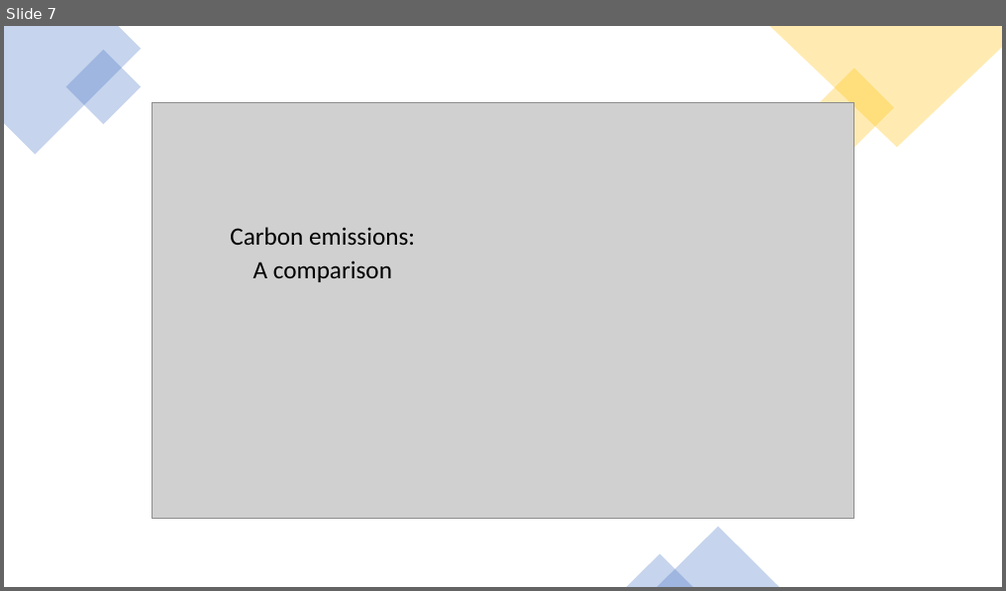
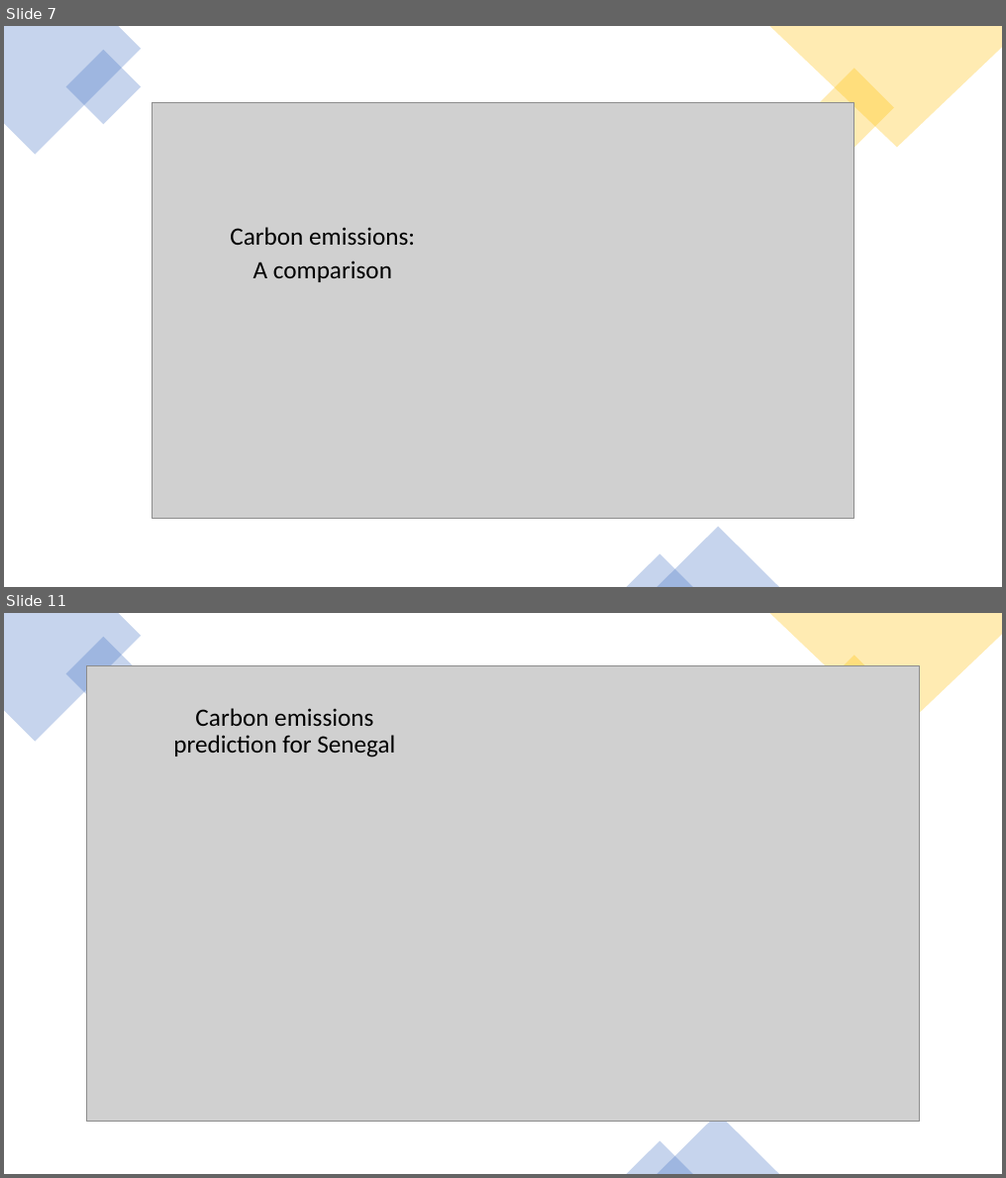
Before and after one commit to danilogiarlini/Global-CO2-Emission-Forecasting, a slide deck: Visualization/GlobalCO2Emission.pptx. Shown one above the other, each under a label of ours: slide 7 before the commit, slides 7 and 11 after it; the slides between them are not shown. The pictures are 1006x591 and 1006x1178 pixels, drawn with LibreOffice and Linux fonts; fonts in the diff are those of the drawing; grey boxes stand for pictures. Boxes give left, top, right and bottom in pixels: in the first picture for what was removed or moved away, otherwise in the second. Text is boxed around its words. In the diff, an @@ line names an element or a change of style, - is before the commit and + after.

```diff
--- a/Visualization/GlobalCO2Emission.pptx
+++ b/Visualization/GlobalCO2Emission.pptx
@@ slide 11 added at [4, 613, 1002, 1174], background #FFFFFF @@
@@ freeform shape added at [4, 613, 141, 742], fill #4472C4 at 30% opacity @@
@@ rectangle added at [66, 637, 142, 712], fill #4472C4 at 30% opacity @@
@@ freeform shape added at [770, 613, 1002, 735], fill #FFC000 at 30% opacity @@
@@ picture added at [87, 665, 920, 1121] @@
@@ rectangle added at [815, 656, 894, 735], fill #FFC000 at 30% opacity @@
@@ text added at [173, 708, 395, 758], 24 pt, text #000000 @@
+Carbon emissions prediction for Senegal
@@ triangle added at [656, 1114, 779, 1174], fill #4472C4 at 30% opacity @@
@@ triangle added at [627, 1142, 693, 1174], fill #4472C4 at 30% opacity @@
```
Also in this commit, not shown: 2 slides changed, 4 other slides added, 4 slides removed.
